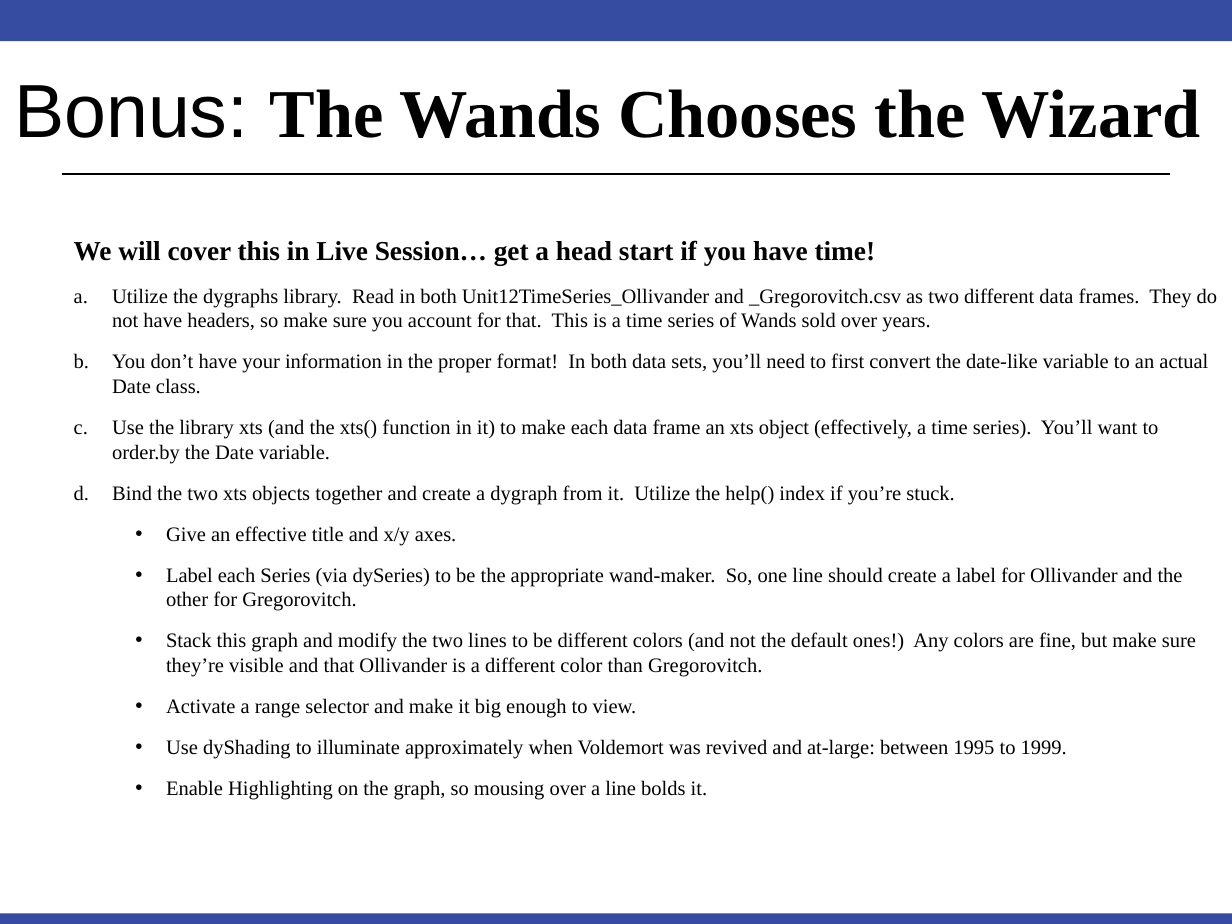
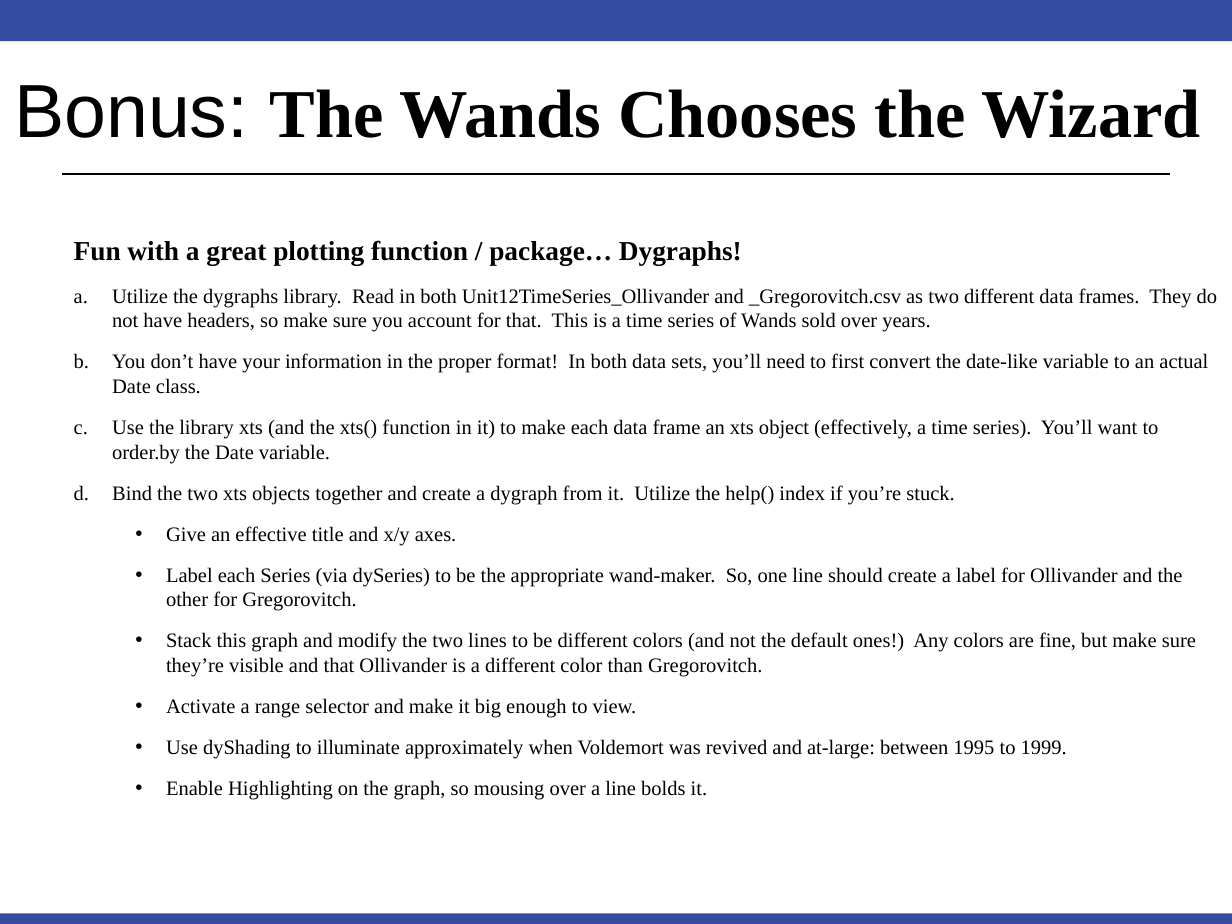
Before and after one commit to BivinSadler/MSDS_6306_Doing-Data-Science, a slide deck: slide 6 of Unit 11/Unit 11 For Live Session.pptx. Drawn at 1232x924 pixels with LibreOffice and Linux fonts; fonts in the diff are those of the drawing. Boxes give left, top, right and bottom in pixels: in the first picture for what was removed or moved away, otherwise in the second. Text is boxed around its words. In the diff, an @@ line names an element or a change of style, - is before the commit and + after.

```diff
--- a/Unit 11/Unit 11 For Live Session.pptx
+++ b/Unit 11/Unit 11 For Live Session.pptx
@@ text at <box>74,240,742,266</box>: text changed @@
-  We will cover this in Live Session… get a head start if you have time!
+  Fun with a great plotting function / package… Dygraphs!
```
Also in this commit, not shown: 4 other slides changed.
